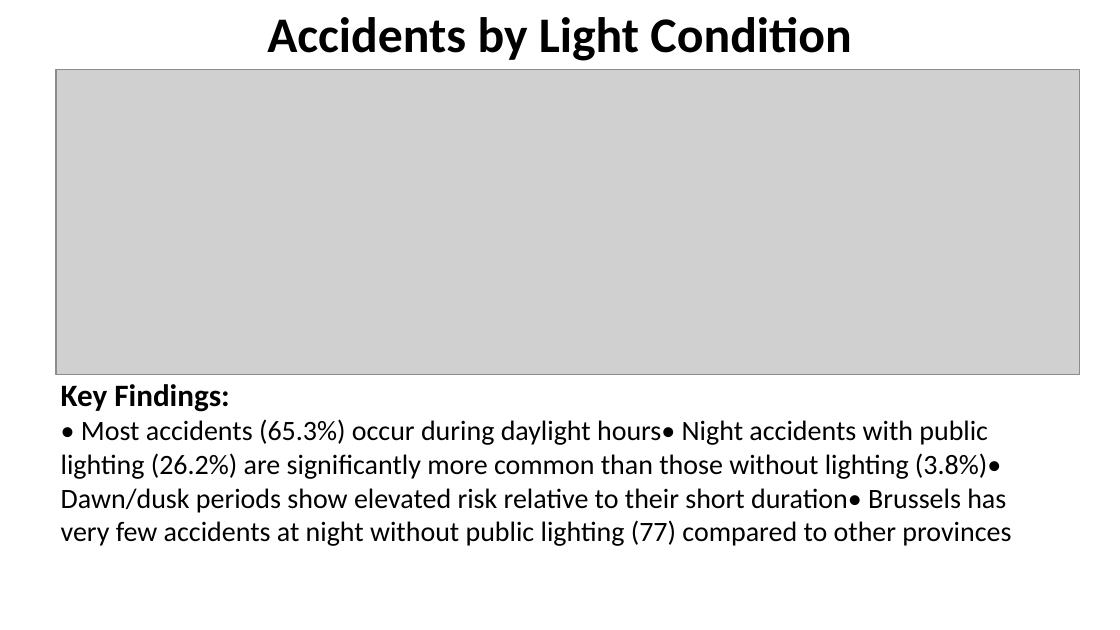
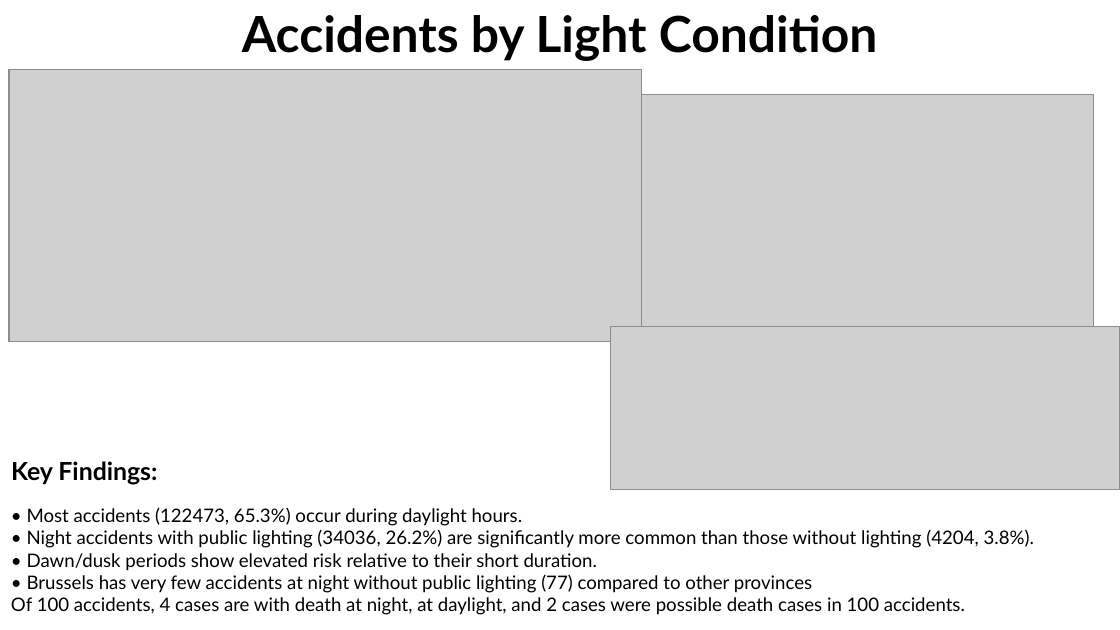
Before and after one commit to bhusalgokarna/Modular_Base_Coding, a slide deck: slide 19 of Traffic_Accident_Analysis_Belgium.pptx (slide 16 before the commit). Drawn at 1120x630 pixels with LibreOffice and Linux fonts; fonts in the diff are those of the drawing; grey boxes stand for pictures. Boxes give left, top, right and bottom in pixels: in the first picture for what was removed or moved away, otherwise in the second. Text is boxed around its words. In the diff, an @@ line names an element or a change of style, - is before the commit and + after.

```diff
--- a/Traffic_Accident_Analysis_Belgium.pptx
+++ b/Traffic_Accident_Analysis_Belgium.pptx
@@ text "Accidents by Light Condition" at bbox=[242, 15, 878, 61]: font Calibri to Lato @@
@@ picture: place and size @@
-picture at bbox=[56, 69, 1080, 375]
+picture at bbox=[9, 69, 642, 342]
@@ picture removed at bbox=[63, 69, 1071, 375] @@
@@ picture added at bbox=[642, 94, 1094, 342] @@
@@ picture added at bbox=[610, 326, 1120, 489] @@
@@ text "Key Findings:": place and size @@
-text "Key Findings:" at bbox=[61, 384, 229, 412]
+text "Key Findings:" at bbox=[11, 461, 157, 485]
@@ text "Key Findings:" at bbox=[11, 461, 157, 485]: size 20 to 16 pt, font Calibri to Lato @@
@@ text at bbox=[11, 507, 1034, 615]: text changed; size 18 to 12 pt; font Calibri to Lato @@
-• Most accidents (65.3%) occur during daylight hours• Night accidents with public lighting (26.2%) are significantly more common than those without lighting (3.8%)• Dawn/dusk periods show elevated risk relative to their short duration• Brussels has very few accidents at night without public lighting (77) compared to other provinces
+• Most accidents (122473, 65.3%) occur during daylight hours.
+• Night accidents with public lighting (34036, 26.2%) are significantly more common than those without lighting (4204, 3.8%).
+• Dawn/dusk periods show elevated risk relative to their short duration.
+• Brussels has very few accidents at night without public lighting (77) compared to other provinces
+Of 100 accidents, 4 cases are with death at night, at daylight, and 2 cases were possible death cases in 100 accidents.
```
Also in this commit, not shown: 16 other slides changed, 6 slides added, 2 slides removed, 6 other files.
